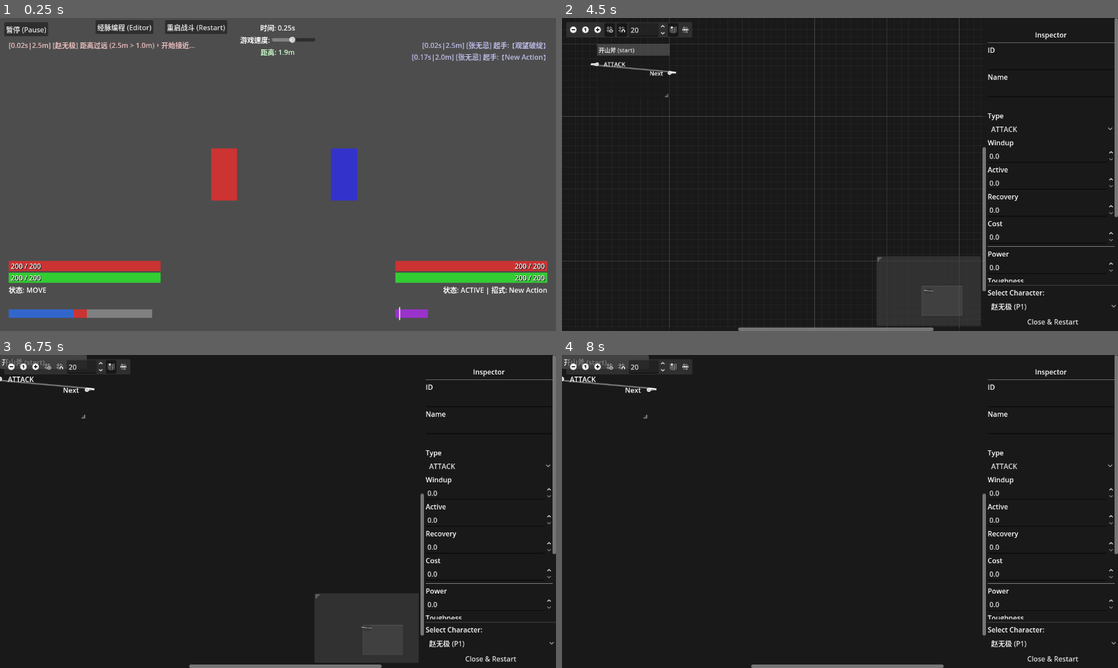
Above: before the commit, frames 1-4 (two rows, left to right).
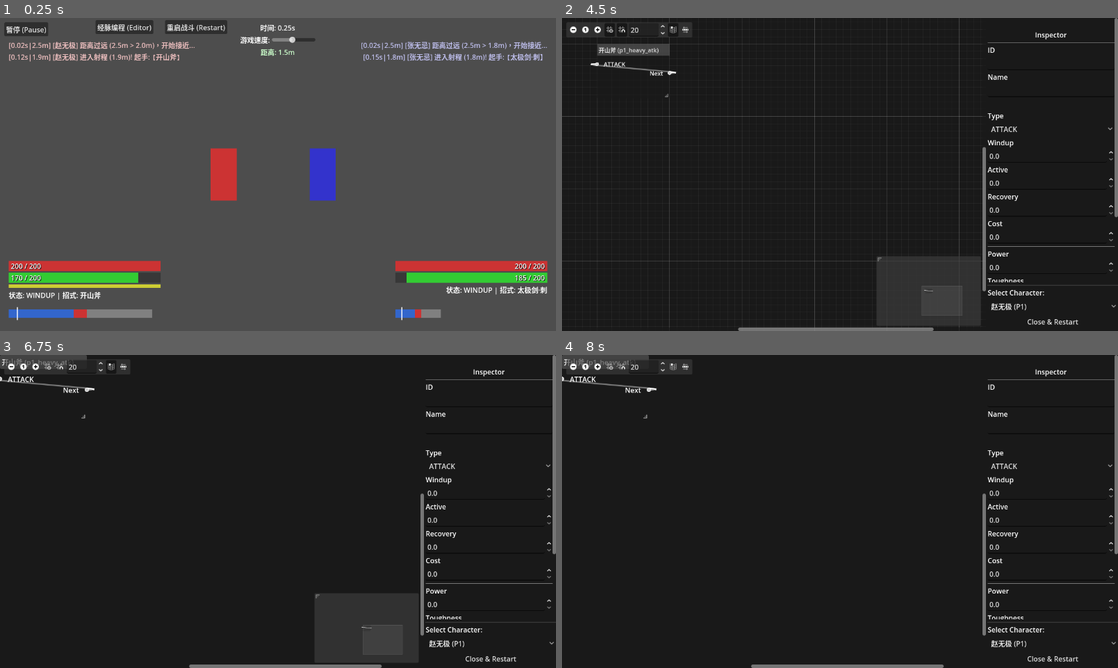
Above: after the commit, the same moments.

Repository: wushuangabao/chat-prj
Game: Godot game, scene res://scenes/Main.tscn
The game is run twice, just before and just after one commit, with the same random seed, the same clock (stepped at 60 frames per second) and the same inputs.
Inputs (mouse positions are in pixels of both pictures, inside the frame that each line leads up to):
- Up to frame 1 (0.25 s): no input
- Up to frame 2 (4.5 s): click "经脉编程 (Editor)" at 0.5 s; click "重启战斗 (Restart)" at 1.25 s; click "重启战斗 (Restart)" at 2 s; click "重启战斗 (Restart)" at 2.75 s; click "继续 (Resume)" at 3.5 s; click (573, 30) at 4.25 s
- Up to frame 3 (6.75 s): click (33, 367) at 5 s; click (50, 367) at 5.75 s; click (61, 367) at 6.5 s
- Up to frame 4 (8 s): click (673, 367) at 7.25 s

The runs differ from the first frame. In frame 1, 3.9% of the frame differs, in the area x 1-99%, y 7-97%; in frame 2, less than 0.1%; in frame 3, less than 0.1%; in frame 4, less than 0.1%.

Commit message:
refactor: 重构节点引用为直接对象引用而非字符串ID
重构动作节点系统，将原本通过字符串ID查找节点的方式改为直接对象引用。
- 修改ActionNode.next_node_name为ActionNode类型；
- 修改MeridianFlow.starting_node_id为ActionNode类型；
- 更新相关编辑器、显示和战斗逻辑以适应新的引用方式；
- 添加默认流程创建逻辑确保资源加载有效性。

Diff:
--- a/DivineMechanism/resources/skill_flows/p1_flow.tres
+++ b/DivineMechanism/resources/skill_flows/p1_flow.tres
@@ -13,7 +13,6 @@
 knockback = 0.5
 id = "start"
 node_name = "开山斧"
-next_node_name = "start"
 graph_position = Vector2(0, 0)
 windup = 1.0
 active = 0.2
@@ -23,5 +22,4 @@
 [resource]
 script = ExtResource("2_4dq4e")
 flow_name = "赵无极 - 重剑流"
-starting_node_id = "start"
 nodes = Array[ExtResource("1_i84yw")]([SubResource("Resource_ch0cv")])
--- a/DivineMechanism/resources/skill_flows/p2_flow.tres
+++ b/DivineMechanism/resources/skill_flows/p2_flow.tres
@@ -13,7 +13,6 @@
 next_node_fail = "node_154405"
 id = "check_enemy"
 node_name = "观望破绽"
-next_node_name = "dodge"
 graph_position = Vector2(0, 0)
 windup = 0.0
 active = 0.1
@@ -25,7 +24,6 @@
 backdash = 3.0
 id = "dodge"
 node_name = "梯云纵"
-next_node_name = ""
 graph_position = Vector2(300, -100)
 windup = 0.1
 active = 0.5
@@ -41,7 +39,6 @@
 knockback = 0.2
 id = "atk1"
 node_name = "太极剑·刺"
-next_node_name = "atk2"
 graph_position = Vector2(300, 100)
 windup = 0.3
 active = 0.1
@@ -57,7 +54,6 @@
 knockback = 0.2
 id = "atk2"
 node_name = "太极剑·挑"
-next_node_name = ""
 graph_position = Vector2(600, 100)
 windup = 0.3
 active = 0.1
@@ -71,7 +67,6 @@
 next_node_fail = ""
 id = "node_154405"
 node_name = "New Action"
-next_node_name = "atk1"
 graph_position = Vector2(200, 260)
 windup = 0.0
 active = 0.5
@@ -81,5 +76,4 @@
 [resource]
 script = ExtResource("5_hncm0")
 flow_name = "张无忌 - 敏捷流"
-starting_node_id = "check_enemy"
 nodes = Array[ExtResource("1_aqb6q")]([SubResource("Resource_3fd82"), SubResource("Resource_2mgk3"), SubResource("Resource_n7cai"), SubResource("Resource_osm8w"), SubResource("Resource_aqb6q")])
--- a/DivineMechanism/scripts/ActionNode.gd
+++ b/DivineMechanism/scripts/ActionNode.gd
@@ -10,7 +10,7 @@
 
 @export var id: String = ""
 @export var node_name: String = "Action"
-@export var next_node_name: String = ""
+@export var next_node: ActionNode
 @export var graph_position: Vector2 = Vector2.ZERO # 节点在编辑器中的位置
 
 # Common Timing & Cost
@@ -31,6 +31,6 @@
 func get_knockback() -> float: return 0.0
 func get_backdash() -> float: return 0.0
 
-func set_next(p_next: String) -> ActionNode:
-	next_node_name = p_next
+func set_next(p_next: ActionNode) -> ActionNode:
+	next_node = p_next
 	return self
--- a/DivineMechanism/scripts/ActionQueueDisplay.gd
+++ b/DivineMechanism/scripts/ActionQueueDisplay.gd
@@ -3,27 +3,27 @@
 
 var node_panels: Dictionary = {} # node_name -> PanelContainer
 
-func setup(nodes: Dictionary, root_node_name: String):
+func setup(root_node: ActionNode):
 	# 清除旧的显示
 	for child in get_children():
 		child.queue_free()
 	node_panels.clear()
 
+	if root_node == null: return
+
 	# 遍历节点链表，按顺序显示
 	# 注意：这假设是一个简单的链表结构。如果是复杂的树，可能只显示当前路径。
 	# 为了演示，我们尝试从 root 开始遍历显示最多 5 个节点
 
-	var current_name = root_node_name
+	var current_node = root_node
 	var steps = 0
 
 	# 使用一个集合防止无限循环
 	var visited = []
 
 	while steps < 6: # 最多显示6个
-		if not nodes.has(current_name):
+		if current_node == null:
 			break
-
-		var action_node = nodes[current_name]
 
 		# 创建节点显示
 		var panel = PanelContainer.new()
@@ -37,30 +37,29 @@
 		panel.add_theme_stylebox_override("panel", style)
 
 		var lbl = Label.new()
-		lbl.text = action_node.node_name
+		lbl.text = current_node.node_name
 		lbl.horizontal_alignment = HORIZONTAL_ALIGNMENT_CENTER
 		panel.add_child(lbl)
 
 		add_child(panel)
 
 		# 存储引用以便高亮
-		# 如果有重复节点名（循环），我们需要处理一下键名，或者每次都刷新整个列表？
-		# 简单起见，我们存储所有的 panel，用名字做 key 可能会冲突。
-		# 既然是静态显示链条，我们还是只在初始化时创建一次。
-		# 如果是循环链表，我们只显示一部分。
-		node_panels[current_name] = panel
+		# 使用 id 或 node_name 作为键，这里假设 id 唯一
+		var key = current_node.id if current_node.id != "" else current_node.node_name
+		node_panels[key] = panel
 
 		# 箭头
-		if action_node.next_node_name != "":
+		if current_node.next_node:
 			var arrow = Label.new()
 			arrow.text = "->"
 			add_child(arrow)
 
-		visited.append(current_name)
-		current_name = action_node.next_node_name
-		if current_name == "" or current_name in visited:
+		visited.append(current_node)
+		current_node = current_node.next_node
+
+		if current_node == null or current_node in visited:
 			# 如果循环回到已访问节点，显示一个循环标记并结束
-			if current_name in visited:
+			if current_node in visited:
 				var loop_lbl = Label.new()
 				loop_lbl.text = "(Loop)"
 				add_child(loop_lbl)
@@ -68,12 +67,15 @@
 
 		steps += 1
 
-func highlight_node(node_name: String):
+func highlight_node(node: ActionNode):
+	if node == null: return
+	var key = node.id if node.id != "" else node.node_name
+
 	for name in node_panels:
 		var panel = node_panels[name]
 		var style = panel.get_theme_stylebox("panel").duplicate()
 
-		if name == node_name:
+		if name == key:
 			style.bg_color = Color(0.8, 0.6, 0.2, 0.9) # 高亮黄
 			style.border_color = Color.WHITE
 		else:
--- a/DivineMechanism/scripts/Fighter.gd
+++ b/DivineMechanism/scripts/Fighter.gd
@@ -69,7 +69,7 @@
 	timeline_comp.log_event.connect(func(msg): log_event.emit(msg))
 	timeline_comp.state_changed.connect(_on_state_changed)
 
-func init(p_name: String, p_hp: float, p_nodes: Dictionary, p_root: String):
+func init(p_name: String, p_hp: float, p_root: ActionNode):
 	fighter_name = p_name
 	max_hp = p_hp
 	hp = p_hp
@@ -79,14 +79,14 @@
 	# Init Components
 	stamina_comp.init(200.0) # Default max stamina
 	poise_comp.reset_accumulator()
-	timeline_comp.init_flow(p_nodes, p_root)
+	timeline_comp.init_flow(p_root)
 
 	if "赵" in p_name: color_rect.color = Color(0.8, 0.2, 0.2)
 	else: color_rect.color = Color(0.2, 0.2, 0.8)
 
 	if ui_action_queue:
-		ui_action_queue.setup(p_nodes, p_root)
-		ui_action_queue.highlight_node(timeline_comp.current_node_name)
+		ui_action_queue.setup(p_root)
+		ui_action_queue.highlight_node(timeline_comp.current_node)
 
 func set_enemy(p_enemy: Fighter):
 	enemy = p_enemy
@@ -169,7 +169,7 @@
 
 func _on_state_changed(new_state: int, action_node: ActionNode):
 	if ui_action_queue:
-		ui_action_queue.highlight_node(timeline_comp.current_node_name)
+		ui_action_queue.highlight_node(timeline_comp.current_node)
 	update_visuals()
 
 func update_visuals():
--- a/DivineMechanism/scripts/Main.gd
+++ b/DivineMechanism/scripts/Main.gd
@@ -30,11 +30,11 @@
 
 	# 设置 P1
 	p1_flow = _load_or_create_flow("p1_flow.tres", default_p1_flow)
-	p1.init("赵无极", 200, p1_flow.get_nodes_as_dict(), p1_flow.starting_node_id)
+	p1.init("赵无极", 200, p1_flow.starting_node)
 
 	# 设置 P2
 	p2_flow = _load_or_create_flow("p2_flow.tres", default_p2_flow)
-	p2.init("张无忌", 200, p2_flow.get_nodes_as_dict(), p2_flow.starting_node_id)
+	p2.init("张无忌", 200, p2_flow.starting_node)
 
 	# 建立链接
 	p1.set_enemy(p2)
@@ -420,19 +420,106 @@
 
 func _load_or_create_flow(filename: String, default_resource: MeridianFlow) -> MeridianFlow:
 	var path = "user://" + filename
+	var flow: MeridianFlow = null
+
+	# Try to load existing
 	if ResourceLoader.exists(path):
-		return ResourceLoader.load(path)
-	elif default_resource:
-		# 如果提供了默认资源，使用它并保存到 user://
-		# 使用 duplicate(true) 确保子资源也被复制，避免修改影响原始模板
-		var flow = default_resource.duplicate(true)
-		ResourceSaver.save(flow, path)
-		return flow
-	else:
-		# Fallback: 创建空的 flow
-		var flow = MeridianFlow.new()
-		flow.flow_name = "Empty Flow"
-		ResourceSaver.save(flow, path)
-		return flow
+		flow = ResourceLoader.load(path)
+
+	# If failed or invalid (check starting_node), fallback to default
+	if flow == null or flow.starting_node == null:
+		# If default provided, try to use it (but we know it might be broken due to script changes)
+		if default_resource and default_resource.starting_node != null:
+			flow = default_resource.duplicate(true)
+		else:
+			# Rebuild demo flow programmatically
+			if "p1" in filename:
+				flow = _create_demo_flow_p1()
+			else:
+				flow = _create_demo_flow_p2()
+
+		# 确保所有子资源（节点）在保存前都被标记为 resource_local_to_scene 或作为子资源正确处理
+		# 在 Godot 中保存嵌套资源时，如果子资源没有被分配 ID 或者没有正确设置，ResourceSaver 可能会报错。
+		# 强制为 sub_resources
+		var err = ResourceSaver.save(flow, path, ResourceSaver.FLAG_BUNDLE_RESOURCES)
+		if err != OK:
+			printerr("Failed to save flow to ", path, " Error: ", err)
+
+	return flow
+
+func _create_demo_flow_p1() -> MeridianFlow:
+	var flow = MeridianFlow.new()
+	flow.flow_name = "P1 Heavy Demo"
+
+	# "开山斧"
+	var n1 = AttackActionNode.new()
+	n1.id = "p1_heavy_atk"
+	n1.node_name = "开山斧"
+	n1.windup = 1.0
+	n1.active = 0.2
+	n1.recovery = 1.0
+	n1.cost = 30.0
+	n1.power = 50.0
+	n1.toughness = 25.0
+	n1.atk_range = 1.5
+	n1.dash = 0.5
+	n1.knockback = 2.0
+
+	n1.next_node = n1 # Loop
+
+	flow.starting_node = n1
+	flow.nodes.clear()
+	flow.nodes.append(n1)
+	return flow
+
+func _create_demo_flow_p2() -> MeridianFlow:
+	var flow = MeridianFlow.new()
+	flow.flow_name = "P2 Agile Demo"
+
+	# 1. 刺
+	var n1 = AttackActionNode.new()
+	n1.id = "p2_atk1"
+	n1.node_name = "太极剑·刺"
+	n1.windup = 0.3
+	n1.active = 0.1
+	n1.recovery = 0.3
+	n1.cost = 15.0
+	n1.power = 15.0
+	n1.atk_range = 0.8
+	n1.dash = 1.0
+	n1.knockback = 0.2
+
+	# 2. 挑
+	var n2 = AttackActionNode.new()
+	n2.id = "p2_atk2"
+	n2.node_name = "太极剑·挑"
+	n2.windup = 0.3
+	n2.active = 0.1
+	n2.recovery = 0.3
+	n2.cost = 15.0
+	n2.power = 15.0
+	n2.atk_range = 0.8
+	n2.dash = 0.5
+	n2.knockback = 0.2
+
+	# 3. 闪
+	var n3 = DodgeActionNode.new()
+	n3.id = "p2_dodge"
+	n3.node_name = "梯云纵"
+	n3.windup = 0.1
+	n3.active = 0.5
+	n3.recovery = 0.2
+	n3.cost = 20.0
+	n3.backdash = 2.0
+
+	# Connections
+	n1.next_node = n2
+	n2.next_node = n3
+	n3.next_node = n1 # Loop back to start
+
+	flow.starting_node = n1
+	flow.nodes.clear()
+	flow.nodes.append_array([n1, n2, n3])
+	return flow
 
 # _create_default_p1_flow and _create_default_p2_flow are removed
--- a/DivineMechanism/scripts/MeridianEditor.gd
+++ b/DivineMechanism/scripts/MeridianEditor.gd
@@ -232,11 +232,11 @@
 	await get_tree().process_frame
 
 	for n in current_flow.nodes:
-		if n.next_node_name != "":
-			graph_edit.connect_node(n.id, 0, n.next_node_name, 0)
-
-		if n is WaitActionNode and n.next_node_fail != "":
-			graph_edit.connect_node(n.id, 1, n.next_node_fail, 0)
+		if n.next_node:
+			graph_edit.connect_node(n.id, 0, n.next_node.id, 0)
+
+		if n is WaitActionNode and n.next_node_fail:
+			graph_edit.connect_node(n.id, 1, n.next_node_fail.id, 0)
 
 func _create_graph_node(n: ActionNode):
 	var gnode = GraphNode.new()
@@ -353,11 +353,11 @@
 			if old_source:
 				if old_source is WaitActionNode:
 					if conn["from_port"] == 0:
-						old_source.next_node_name = ""
+						old_source.next_node = null
 					else:
-						old_source.next_node_fail = ""
+						old_source.next_node_fail = null
 				else:
-					old_source.next_node_name = ""
+					old_source.next_node = null
 			break
 
 	# Port 0 is usually the first output port (index 0 of output ports)
@@ -366,11 +366,11 @@
 
 	if from_node is WaitActionNode:
 		if from_port == 0:
-			from_node.next_node_name = to_node.id
+			from_node.next_node = to_node
 		else:
-			from_node.next_node_fail = to_node.id
+			from_node.next_node_fail = to_node
 	else:
-		from_node.next_node_name = to_node.id
+		from_node.next_node = to_node
 
 	# Update Graph Visuals
 	graph_edit.connect_node(from_node_id, from_port, to_node_id, to_port)
@@ -381,11 +381,11 @@
 
 	if from_node is WaitActionNode:
 		if from_port == 0:
-			from_node.next_node_name = ""
+			from_node.next_node = null
 		else:
-			from_node.next_node_fail = ""
+			from_node.next_node_fail = null
 	else:
-		from_node.next_node_name = ""
+		from_node.next_node = null
 
 	graph_edit.disconnect_node(from_node_id, from_port, to_node_id, to_port)
 
@@ -399,8 +399,8 @@
 
 				# Clean up data references in other nodes pointing to this one
 				for n in current_flow.nodes:
-					if n.next_node_name == action_node.id: n.next_node_name = ""
-					if n is WaitActionNode and n.next_node_fail == action_node.id: n.next_node_fail = ""
+					if n.next_node == action_node: n.next_node = null
+					if n is WaitActionNode and n.next_node_fail == action_node: n.next_node_fail = null
 
 			gnode.queue_free()
 
@@ -486,7 +486,7 @@
 	# Copy data
 	new_node.id = selected_node.id
 	new_node.node_name = selected_node.node_name
-	new_node.next_node_name = selected_node.next_node_name
+	new_node.next_node = selected_node.next_node
 	new_node.graph_position = selected_node.graph_position # Keep pos
 	new_node.windup = selected_node.windup
 	new_node.active = selected_node.active
@@ -494,7 +494,7 @@
 	new_node.cost = selected_node.cost
 
 	if selected_node is WaitActionNode:
-		new_node.next_node_name = selected_node.next_node_name
+		new_node.next_node = selected_node.next_node
 		# fail node lost if switching away from Wait
 
 	# Replace in array
--- a/DivineMechanism/scripts/MeridianFlow.gd
+++ b/DivineMechanism/scripts/MeridianFlow.gd
@@ -2,7 +2,7 @@
 extends Resource
 
 @export var flow_name: String = "New Flow"
-@export var starting_node_id: String = "start"
+@export var starting_node: ActionNode
 @export var nodes: Array[ActionNode] = []
 
 func get_nodes_as_dict() -> Dictionary:
--- a/DivineMechanism/scripts/WaitActionNode.gd
+++ b/DivineMechanism/scripts/WaitActionNode.gd
@@ -14,13 +14,13 @@
 
 @export var condition: Condition = Condition.ALWAYS_TRUE
 @export var param: float = 0.0
-@export var next_node_fail: String = "" # 判定失败时的分支
+@export var next_node_fail: ActionNode # 判定失败时的分支
 
 func get_action_type() -> Type:
 	return Type.WAIT
 
 func _init(p_name: String = "Wait", p_duration: float = 0.5, \
-		   p_condition: Condition = Condition.ALWAYS_TRUE, p_param: float = 0.0, p_fail: String = ""):
+		   p_condition: Condition = Condition.ALWAYS_TRUE, p_param: float = 0.0, p_fail: ActionNode = null):
 	node_name = p_name
 	windup = 0.0
 	active = p_duration
--- a/DivineMechanism/scripts/components/TimelineComponent.gd
+++ b/DivineMechanism/scripts/components/TimelineComponent.gd
@@ -20,9 +20,9 @@
 var enemy: Node2D # 敌对角色
 
 # 逻辑
-var nodes: Dictionary = {}
-var root_node_name: String = "start"
-var current_node_name: String = "start"
+# var nodes: Dictionary = {} # 不再需要 Dictionary 查找
+var root_node: ActionNode
+var current_node: ActionNode
 var current_action_node: ActionNode = null
 
 var current_state: int = State.IDLE
@@ -32,7 +32,7 @@
 # 历史记录/去重
 var last_action_type: int = -1
 var last_executed_node_id: String = ""
-var last_wait_branch_target: String = ""
+var last_wait_branch_target_id: String = "" # Keep storing ID for dedup if possible, or use instance id
 var last_failed_node_id: String = ""
 
 # 移动
@@ -46,13 +46,12 @@
 
 	poise_comp.stunned.connect(_on_stunned)
 
-func init_flow(p_nodes: Dictionary, p_root: String):
-	nodes = p_nodes
-	root_node_name = p_root
-	current_node_name = root_node_name
+func init_flow(p_root: ActionNode):
+	root_node = p_root
+	current_node = root_node
 
 	last_executed_node_id = ""
-	last_wait_branch_target = ""
+	last_wait_branch_target_id = ""
 	last_failed_node_id = ""
 
 func set_enemy(p_enemy: Node2D):
@@ -108,7 +107,7 @@
 	state_timer = 0.0
 	stun_duration = duration
 	current_action_node = null
-	current_node_name = root_node_name
+	current_node = root_node
 	state_changed.emit(current_state, null)
 
 func process_stunned(delta):
@@ -116,18 +115,13 @@
 		current_state = State.IDLE
 		state_timer = 0
 		log_event.emit("[%s] 从僵直中恢复，流程重置" % fighter.fighter_name)
-		current_node_name = root_node_name
+		current_node = root_node
 		state_changed.emit(current_state, null)
 
 func get_next_action_node():
-	var steps = 0
-	var temp_name = current_node_name
-	while steps < 10:
-		if not nodes.has(temp_name):
-			temp_name = root_node_name
-		var n = nodes[temp_name]
-		return n
-	return null
+	if current_node == null:
+		current_node = root_node
+	return current_node
 
 func process_idle(delta):
 	var next_action = get_next_action_node()
@@ -159,7 +153,7 @@
 
 			if not (next_action is WaitActionNode):
 				last_failed_node_id = ""
-				last_wait_branch_target = ""
+				last_wait_branch_target_id = ""
 
 			last_action_type = next_action.get_action_type()
 
@@ -187,7 +181,7 @@
 		last_action_type = -2
 		last_failed_node_id = node.id
 
-	current_node_name = root_node_name
+	current_node = root_node
 	current_action_node = null
 	# 触发更新?
 
@@ -211,7 +205,7 @@
 		else:
 			log_event.emit("[%s] 接近后耐力不足 (%.0f < %.0f)，放弃【%s】，重置流程!" % [fighter.fighter_name, stamina_comp.get_current(), node.cost, node.node_name])
 			current_state = State.IDLE
-			current_node_name = root_node_name
+			current_node = root_node
 			current_action_node = null
 			state_changed.emit(current_state, null)
 
@@ -258,21 +252,19 @@
 		return
 
 	if state_timer >= node.active:
-		var next_id = node.next_node_name
+		var next_node_ref = node.next_node
 		var can_cancel_recovery = false
 
-		if next_id != "":
-			var next_node = nodes.get(next_id)
-			if next_node:
-				if node.get_action_type() == ActionNode.Type.ATTACK and \
-				   next_node.get_action_type() == ActionNode.Type.ATTACK:
-					can_cancel_recovery = true
+		if next_node_ref:
+			if node.get_action_type() == ActionNode.Type.ATTACK and \
+			   next_node_ref.get_action_type() == ActionNode.Type.ATTACK:
+				can_cancel_recovery = true
 
 		if can_cancel_recovery:
 			log_event.emit("[%s] 动作完成 -> 连招取消后摇!" % fighter.fighter_name)
 			current_state = State.IDLE
 			state_timer = 0
-			current_node_name = next_id
+			current_node = next_node_ref
 			poise_comp.reset_accumulator()
 			poise_comp.set_toughness(0.0)
 			state_changed.emit(current_state, null)
@@ -286,35 +278,33 @@
 		state_timer = 0
 
 		var condition_met = _evaluate_condition(node)
-		var next_id = ""
+		var next_target: ActionNode = null
 
 		if condition_met:
-			if node.next_node_name != "" and node.next_node_name != node.id:
-				var next_node = nodes.get(node.next_node_name)
-				if next_node and stamina_comp.has_enough(next_node.cost):
-					if node.next_node_name != last_wait_branch_target:
-						log_event.emit("[%s] 条件判定通过! -> 切入【%s】" % [fighter.fighter_name, next_node.node_name])
-						last_wait_branch_target = node.next_node_name
-					next_id = node.next_node_name
+			if node.next_node and node.next_node != node:
+				if stamina_comp.has_enough(node.next_node.cost):
+					if node.next_node.id != last_wait_branch_target_id:
+						log_event.emit("[%s] 条件判定通过! -> 切入【%s】" % [fighter.fighter_name, node.next_node.node_name])
+						last_wait_branch_target_id = node.next_node.id
+					next_target = node.next_node
 				else:
-					if next_node and node.next_node_name != last_wait_branch_target:
-						log_event.emit("[%s] 判定通过但条件不足，放弃【%s】，继续观望..." % [fighter.fighter_name, next_node.node_name])
-						last_wait_branch_target = node.next_node_name
-		else:
-			if node.next_node_fail != "":
-				var fail_node = nodes.get(node.next_node_fail)
-				if fail_node and node.next_node_fail != node.id:
-					if stamina_comp.has_enough(fail_node.cost):
-						if node.next_node_fail != last_wait_branch_target:
-							if not (fail_node is WaitActionNode):
-								log_event.emit("[%s] 条件判定失败 -> 走分支: 【%s】" % [fighter.fighter_name, fail_node.node_name])
-							last_wait_branch_target = node.next_node_fail
-						next_id = node.next_node_fail
-
-		if next_id != "" and next_id != node.id:
+					if node.next_node.id != last_wait_branch_target_id:
+						log_event.emit("[%s] 判定通过但条件不足，放弃【%s】，继续观望..." % [fighter.fighter_name, node.next_node.node_name])
+						last_wait_branch_target_id = node.next_node.id
+		else:
+			if node.next_node_fail:
+				if node.next_node_fail != node:
+					if stamina_comp.has_enough(node.next_node_fail.cost):
+						if node.next_node_fail.id != last_wait_branch_target_id:
+							if not (node.next_node_fail is WaitActionNode):
+								log_event.emit("[%s] 条件判定失败 -> 走分支: 【%s】" % [fighter.fighter_name, node.next_node_fail.node_name])
+							last_wait_branch_target_id = node.next_node_fail.id
+						next_target = node.next_node_fail
+
+		if next_target and next_target != node:
 			current_state = State.IDLE
 			state_timer = 0
-			current_node_name = next_id
+			current_node = next_target
 			poise_comp.reset_accumulator()
 			poise_comp.set_toughness(0.0)
 			state_changed.emit(current_state, null)
@@ -325,11 +315,11 @@
 		current_state = State.IDLE
 		state_timer = 0
 
-		if node.next_node_name != "":
-			current_node_name = node.next_node_name
+		if node.next_node:
+			current_node = node.next_node
 		else:
 			log_event.emit("[%s] 流程结束，循环回起点" % fighter.fighter_name)
-			current_node_name = root_node_name
+			current_node = root_node
 
 		poise_comp.reset_accumulator()
 		poise_comp.set_toughness(0.0)
@@ -391,12 +381,17 @@
 		elif enemy_state == State.ACTIVE and enemy_action_type == ActionNode.Type.DEFEND:
 			var dmg = int(node.get_power() * 0.2)
 			enemy.take_damage(dmg, false)
-			log_event.emit(">> 攻击被格挡，造成 %d 点伤害" % dmg)
+
+			# 反震逻辑：伤害越高，反震距离越远
+			var recoil_dist = node.get_power() * 0.01
+			apply_knockback(recoil_dist, 0.15)
+
+			log_event.emit(">> 攻击被格挡! 造成 %d 伤害，受到反震 %.1fm" % [dmg, recoil_dist])
 			hit = false
 			var block_kb = node.get_knockback() * 0.5
 			var dist = fighter.get_distance_to_enemy()
 			if dist < block_kb:
-				enemy.apply_knockback(block_kb - dist, 0.1)
+				enemy.apply_knockback(block_kb - dist, 0.2)
 
 		if hit:
 			if enemy_state in [State.WINDUP, State.RECOVERY]:
Not shown, changed: GDD_Divine_Mechanism.md
